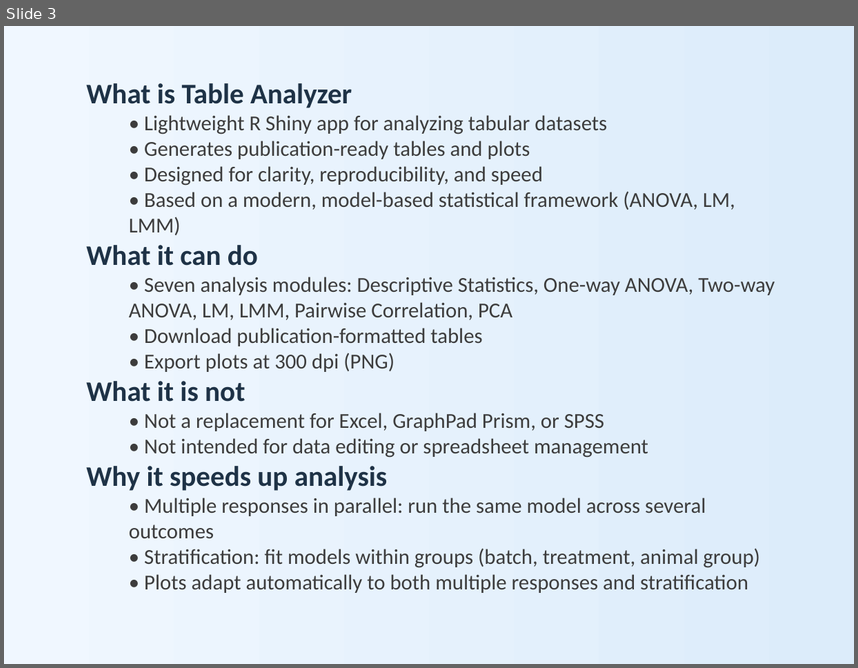
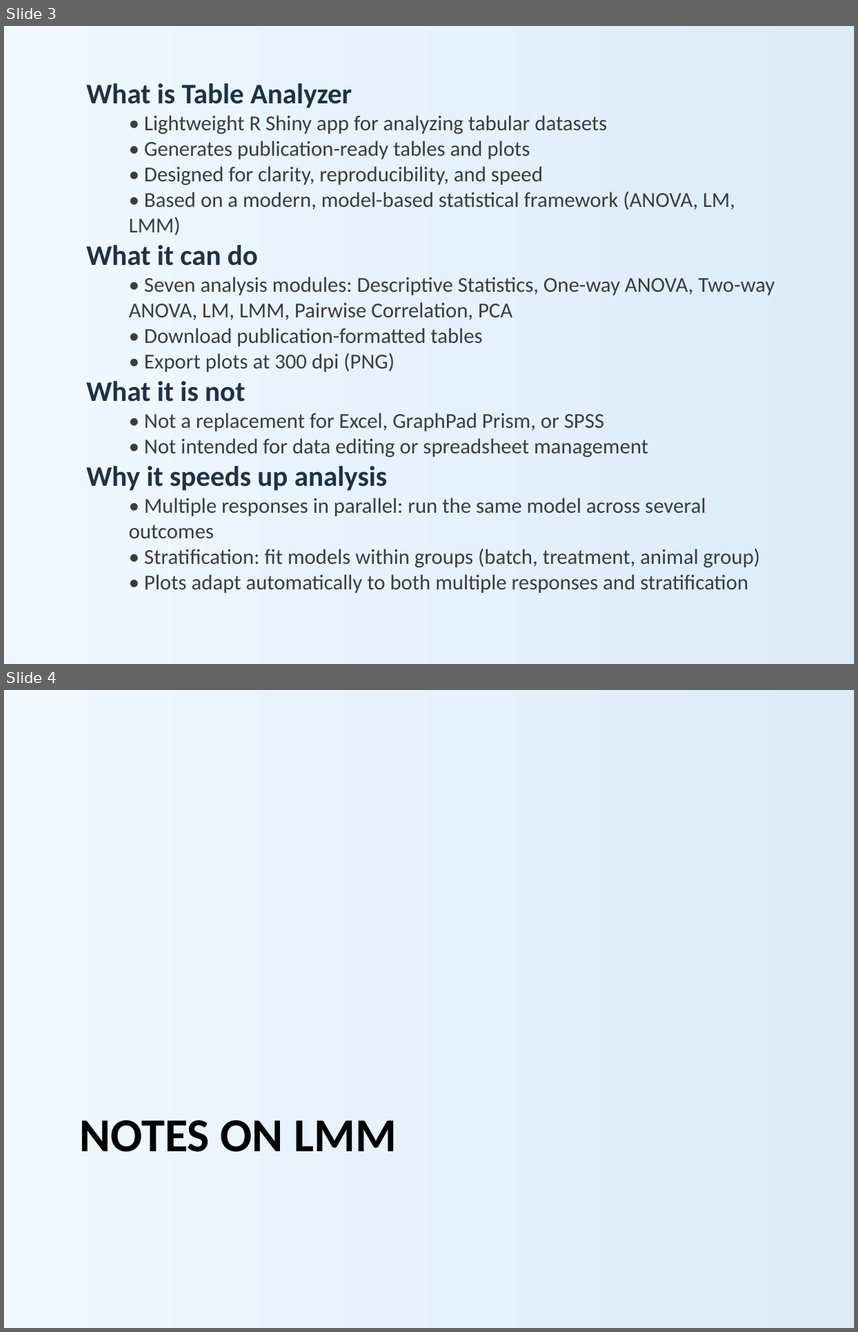
Before and after one commit to nicola-palmieri/TableAnalyzer, a slide deck: presentations/Table_Analyzer_Overview.pptx. Shown one above the other, each under a label of ours: slide 3 before the commit, slides 3 and 4 after it. The pictures are 858x668 and 858x1332 pixels, drawn with LibreOffice and Linux fonts; fonts in the diff are those of the drawing. Boxes give left, top, right and bottom in pixels: in the first picture for what was removed or moved away, otherwise in the second. Text is boxed around its words. In the diff, an @@ line names an element or a change of style, - is before the commit and + after.

```diff
--- a/presentations/Table_Analyzer_Overview.pptx
+++ b/presentations/Table_Analyzer_Overview.pptx
@@ slide 4 added at (x1=4, y1=690, x2=854, y2=1328), background gradient #F0F7FF to #DCECFA @@
@@ title added at (x1=80, y1=1120, x2=396, y2=1152), 40 pt, text #000000, bold @@
+NOTES ON LMM
```
Also in this commit, not shown: 3 other slides added, 2 other files.
